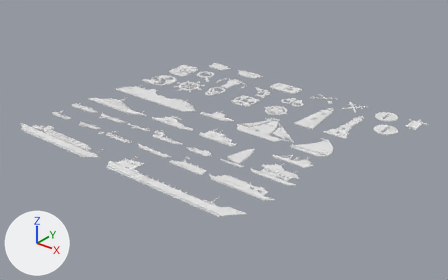
A saved change to the FBX model URP-UnpathdExplore/Assets/Models/All Models 2.fbx.
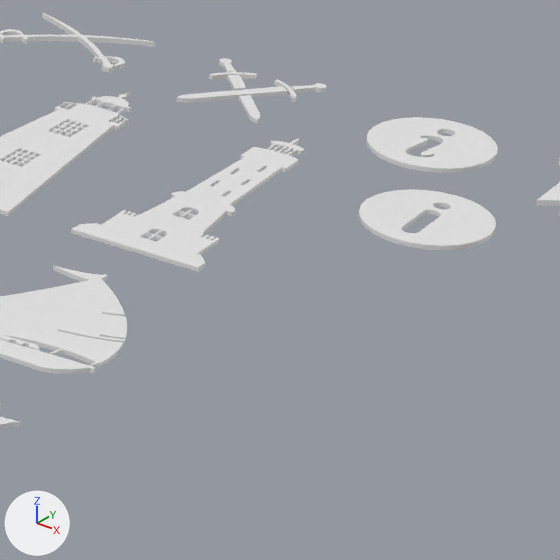
Each version appears first whole from a camera (50 mm lens) standing at (30.73, -35.55, 21.41) and looking at (1.84, 0.56, -0.97), and next in a close-up on the part from 69% to 91% of the width and 33% to 68% of the height. The axes (+X, +Y, +Z) are drawn at lower left. The lights are the same throughout.

The first close-up shows 'Info1', 'Info2', 'Lighthouse 1', 'Lighthouse 2', 'Sailing B', 'Swords1', 'Swords2'.
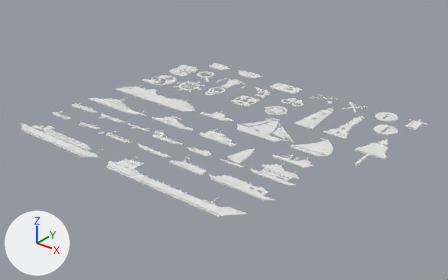
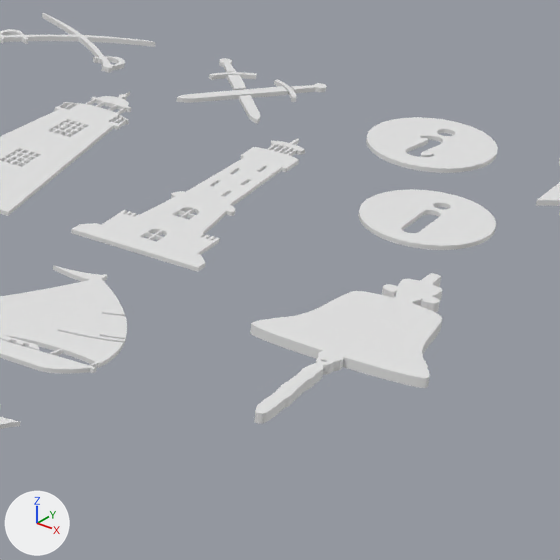
Location of each change, [x1, y1, x2, y2] in pixels of the close-ups (560 x 560 px):
'Bell', added: after [250, 273, 442, 424]

The change, as a list of edits to the scene's bpy script:
```text
Add me_mesh_043:
    me_mesh_043.from_pydata(...)  # 1196 vertices, 2392 faces; spans x -1.28..1.28, y -2.6..2.6, z 0.0..0.15
Add ob_bell:
    ob_bell = bpy.data.objects.new('Bell', me_mesh_043)
    ob_bell.location = (13.26, 4.22, 0.0)
```
